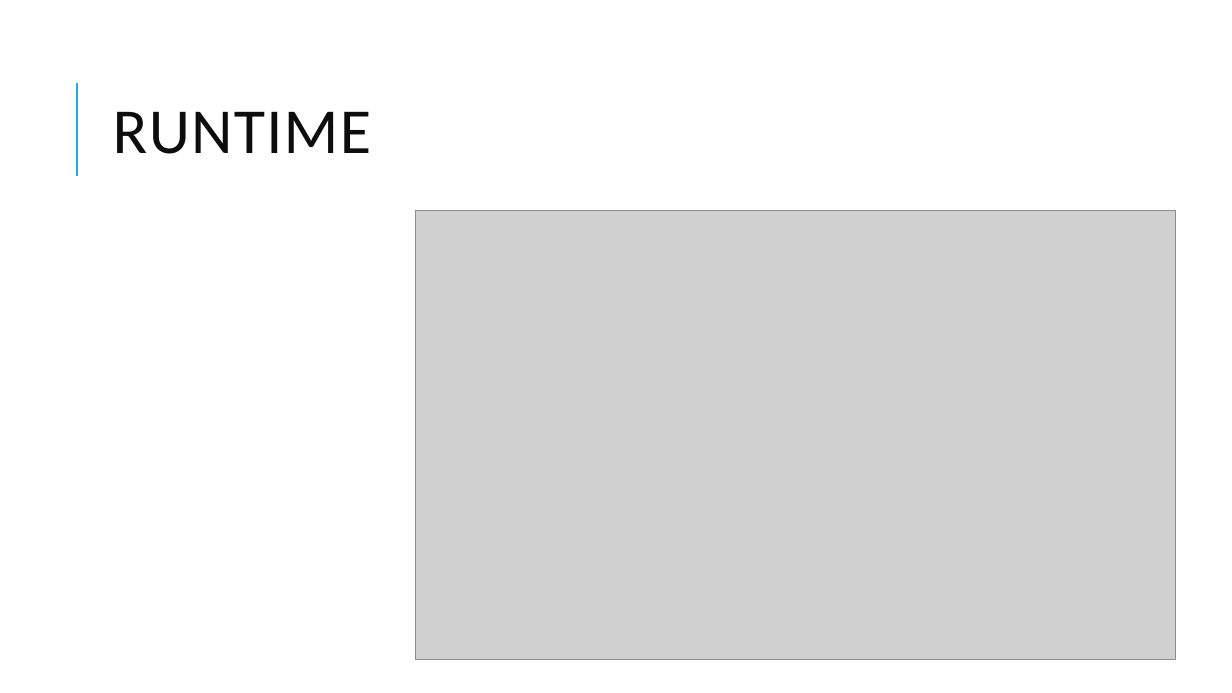
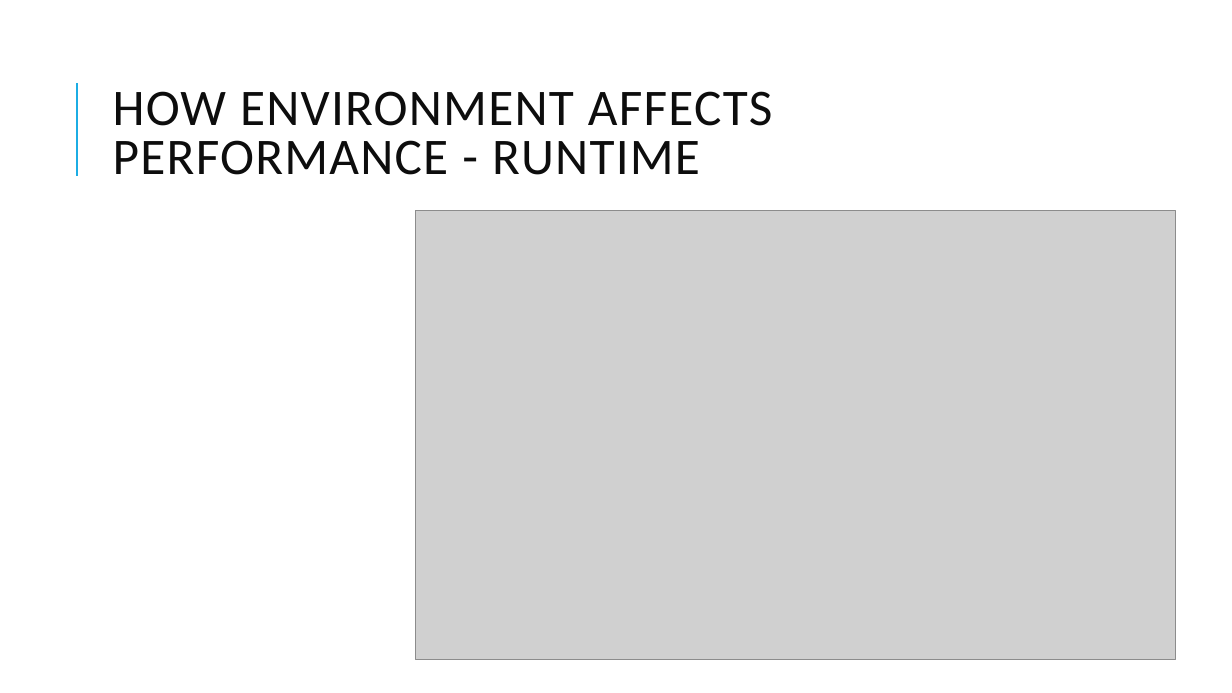
Before and after one commit to sheltertake/dotbench-workshop, a slide deck: slide 10 of intro.pptx (slide 8 before the commit). Drawn at 1232x693 pixels with LibreOffice and Linux fonts; fonts in the diff are those of the drawing; grey boxes stand for pictures. Boxes give left, top, right and bottom in pixels: in the first picture for what was removed or moved away, otherwise in the second. Text is boxed around its words. In the diff, an @@ line names an element or a change of style, - is before the commit and + after.

```diff
--- a/intro.pptx
+++ b/intro.pptx
@@ title at (113, 91, 772, 175): text changed; size 50 to 40 pt @@
-RUNTIME
+HOW ENVIRONMENT AFFECTS PERFORMANCE - RUNTIME
```
Also in this commit, not shown: 2 other slides changed, 7 slides added, 1 slide removed.
